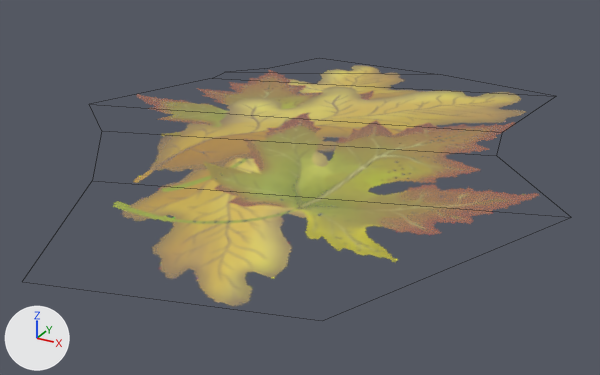
The FBX model Assets/Models/Props/Feuilles mortes/dead_leaf_group_4.fbx: old version first, new version second.
Both versions are drawn from a 50 mm camera at (9.619, 0.867, 0.189) aimed at (9.44, 1.193, 0.026). Every picture has the same lights, and +X, +Y and +Z are marked at lower left. Mesh edges are drawn as thin lines. Where no turn or scale is listed for an object, it has been applied to the vertices.
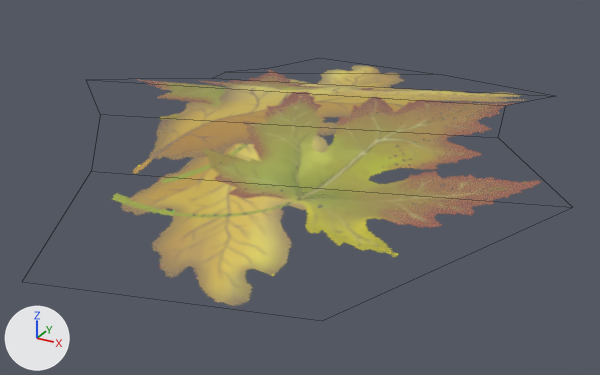
The newer file is also rescaled (x2.0), turned or shifted as a whole; pictures and numbers use the older file's frame.

Edits to the bpy script that builds the scene:
```text
Change me_mesh:
    where me_mesh.from_pydata(...)  # 14 vertices, 6 faces; spans x -0.126..0.126, y -0.158..0.159, z -0.01..0.008
    used by ob_pplane132; location = (9.4443, 1.2076, 0.0462)
    me_mesh part 1
    me_mesh.vertices[4].co: (-0.09, -0.057, 0.007) -> (-0.09, -0.057, 0.016)
    me_mesh.vertices[5].co: (0.086, 0.001, 0.008) -> (0.086, 0.001, 0.016)
    me_mesh.vertices[8].co: (-0.126, -0.025, 0.006) -> (-0.126, -0.025, 0.02)
    me_mesh.vertices[9].co: (0.079, 0.035, 0.007) -> (0.079, 0.035, 0.02)
    me_mesh.vertices[10].co: (-0.067, -0.09, -0.001) -> (-0.067, -0.09, 0.003)
    me_mesh.vertices[11].co: (0.126, -0.028, -0.001) -> (0.126, -0.028, 0.004)
```

Boxes [x1, y1, x2, y2] around the edits, measured in the pictures (600 x 375 px; the box of a moved part takes in the faces that stretch with it):
'pPlane132', reshaped
    before: [114, 66, 520, 303]
    after: [113, 66, 520, 303]
part 1 of me_mesh, moved or reshaped
    before: [114, 82, 520, 300]
    after: [113, 82, 520, 300]
